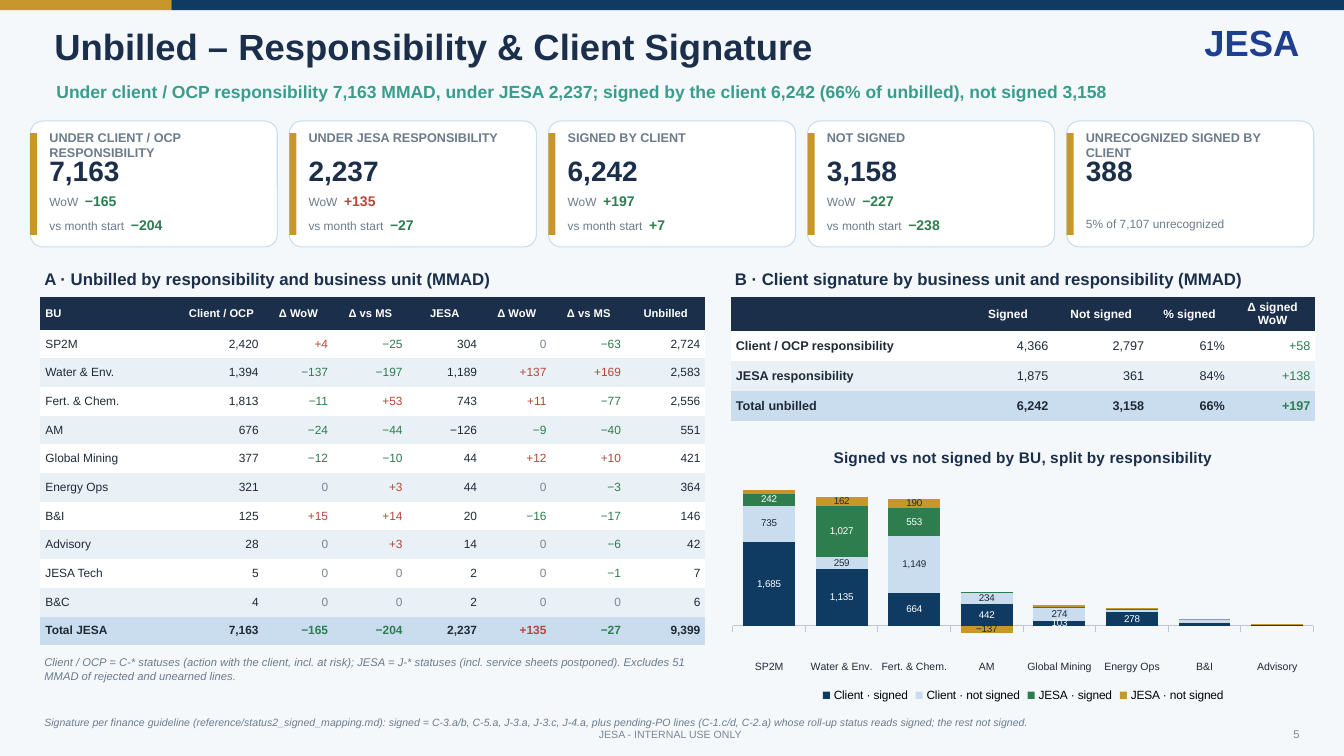
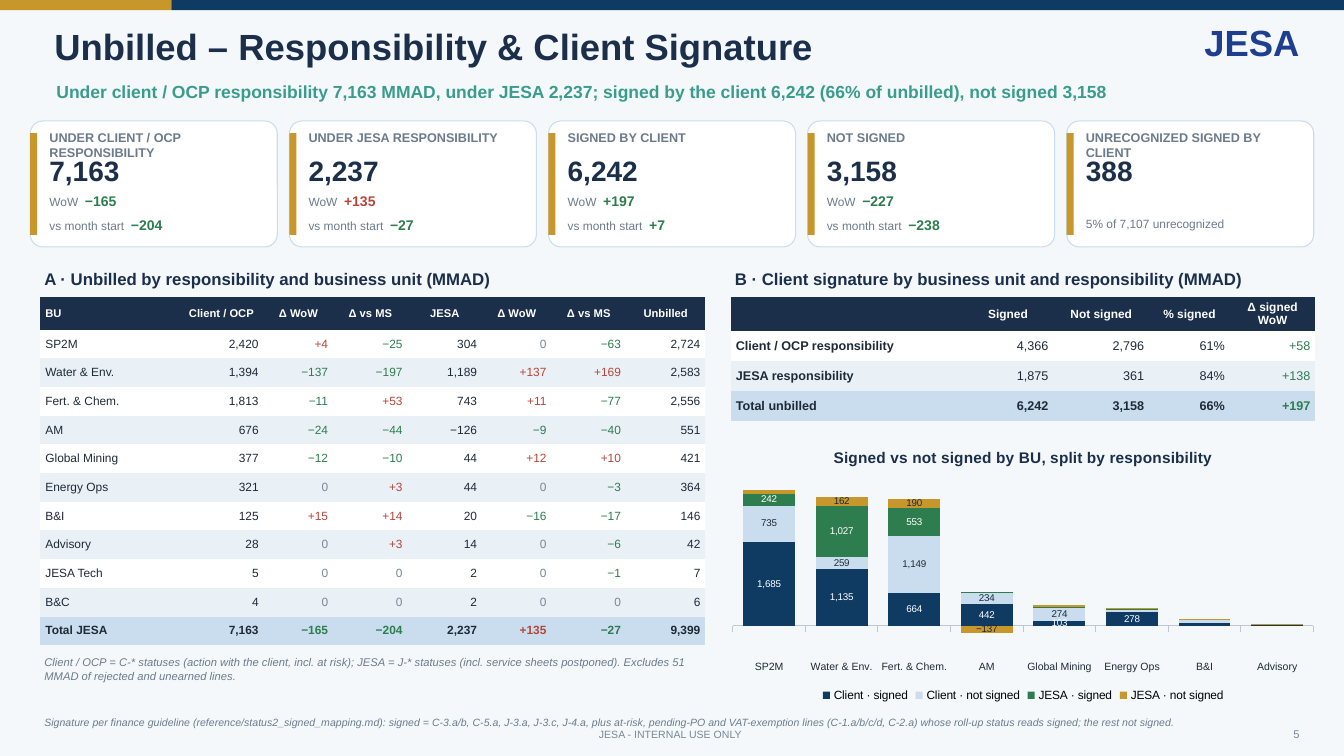
Before and after one commit to cherkaouihassan-art/Skills-Repo, a slide deck: slide 5 of weekly-ar-cash-deck/output/JESA_AR_Cash_Position_Nov_W1_2026-11-04_DRAFT.pptx. Drawn at 1344x756 pixels with LibreOffice and Linux fonts; fonts in the diff are those of the drawing. Boxes give left, top, right and bottom in pixels: in the first picture for what was removed or moved away, otherwise in the second. Text is boxed around its words. In the diff, an @@ line names an element or a change of style, - is before the commit and + after.

```diff
--- a/weekly-ar-cash-deck/output/JESA_AR_Cash_Position_Nov_W1_2026-11-04_DRAFT.pptx
+++ b/weekly-ar-cash-deck/output/JESA_AR_Cash_Position_Nov_W1_2026-11-04_DRAFT.pptx
@@ table at (x1=731, y1=297, x2=1316, y2=418) @@
-row 2, column 3: 2,797
+row 2, column 3: 2,796
@@ text at (x1=44, y1=718, x2=1174, y2=728): text changed @@
-Signature per finance guideline (reference/status2_signed_mapping.md): signed = C-3.a/b, C-5.a, J-3.a, J-3.c, J-4.a, plus pending-PO lines (C-1.c/d, C-2.a) whose roll-up status reads signed; the rest not signed.
+Signature per finance guideline (reference/status2_signed_mapping.md): signed = C-3.a/b, C-5.a, J-3.a, J-3.c, J-4.a, plus at-risk, pending-PO and VAT-exemption lines (C-1.a/b/c/d, C-2.a) whose roll-up status reads signed; the rest not signed.
```
Also in this commit, not shown: 37 other slides changed, 1 slide removed, 10 other files.
